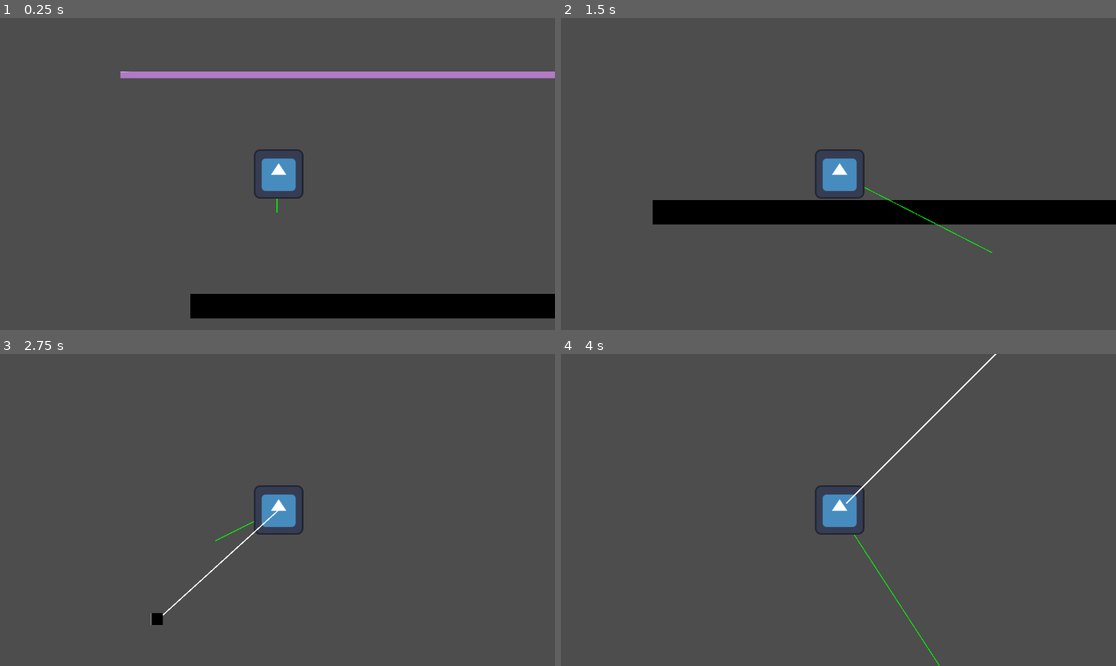
Above: before the commit, frames 1-4 (two rows, left to right).
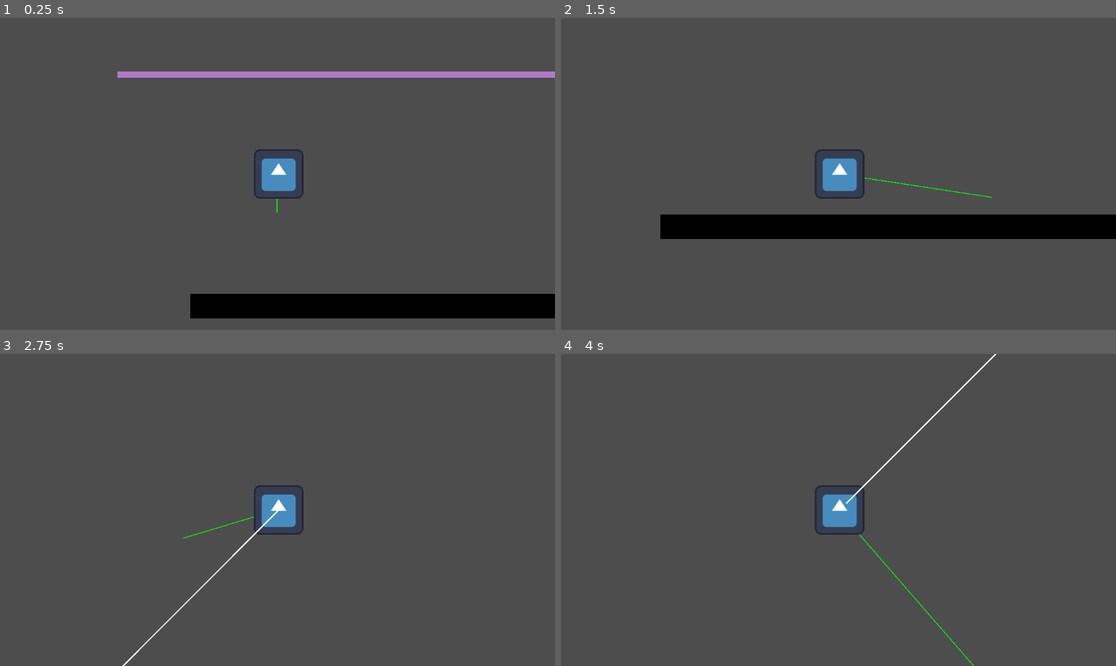
Above: after the commit, the same moments.

Repository: alanmathiasen/hook-godot
Game: Godot game, scene res://scenes/level.tscn
The game is run twice, just before and just after one commit, with the same random seed, the same clock (stepped at 60 frames per second) and the same inputs. The engine's default icon, where the game draws it, is replaced by a stand-in: a white triangle on a blue panel in a dark square.
Inputs:
- Up to frame 1 (0.25 s): no input
- Up to frame 2 (1.5 s): hold Ctrl (hook) 0.53-1.28 s; hold Right (ui_right) from 0.53 s (still down); tap Up (ui_up) at 0.77 s; tap Ctrl (hook) at 1.35 s
- Up to frame 3 (2.75 s): tap Up (ui_up) at 1.52 s; release Right (ui_right) at 2.03 s; hold Left (ui_left) from 2.03 s (still down); hold Ctrl (hook) from 2.03 s (still down)
- Up to frame 4 (4 s): release Left (ui_left) at 2.78 s; release Ctrl (hook) at 2.78 s; hold Right (ui_right) from 2.78 s (still down); tap Ctrl (hook) at 2.85 s; tap Up (ui_up) at 3.02, 3.77 s; hold Ctrl (hook) from 3.53 s (still down)

The runs differ from the first frame. In frame 1, 0.2% of the frame differs, in the area x 21-100%, y 17-20%; in frame 2, 7.9%, in the area x 16-100%, y 51-76%; in frame 3, 0.5%; in frame 4, 0.2%.

Commit message:
working again

Diff:
--- a/project.godot
+++ b/project.godot
@@ -12,7 +12,7 @@
 
 config/name="test"
 run/main_scene="res://scenes/level.tscn"
-config/features=PackedStringArray("4.2", "Forward Plus")
+config/features=PackedStringArray("4.1", "Forward Plus")
 config/icon="res://icon.svg"
 
 [input]
--- a/scenes/character.gd
+++ b/scenes/character.gd
@@ -19,6 +19,7 @@
 
 var velocity_arrow = Vector2.ZERO
 
+
 func _physics_process(delta):
 	# print(velocity)
 	handle_hook(delta)
@@ -36,7 +37,7 @@
 		velocity.x = speed * direction
 		facing_direction = 1 if direction > 0 else -1
 	else:
-		velocity.x = move_toward(velocity.x, 0, 10)
+		velocity.x = move_toward(velocity.x, 0, 13)
 	if is_on_floor() and Input.is_action_just_pressed("ui_up"):
 		velocity.y = -jump_force
 
@@ -49,26 +50,35 @@
 
 func _on_hook_body_entered(_body):
 	distance_to_hook = self.global_position.distance_to(hook.global_position)
+	print('character y ', self.global_position.y, ' hook y: ', hook.global_position.y)
+	print('character x ', self.global_position.x, ' hook x: ', hook.global_position.x)
+	print('y de hook a character', (self.global_position.y - hook.global_position.y))
+
+	print('x de hook a character', (self.global_position.x - hook.global_position.x))
 	if facing_direction == 1:
-		angle_to_hook = atan2(self.global_position.y - hook.global_position.y, self.global_position.x - hook.global_position.x)
+		angle_to_hook = hook.get_angle_to(self.global_position)#atan2(-(self.global_position.y - hook.global_position.y), self.global_position.x - hook.global_position.x)
+		print('direction to hook y: ', (self.global_position.y - hook.global_position.y))
+		print('direction to hook x: ', (self.global_position.x - hook.global_position.x))
 		print(rad_to_deg(angle_to_hook))
 	else:
-		angle_to_hook = atan2(hook.global_position.y - self.global_position.y, hook.global_position.x - self.global_position.x)
+		angle_to_hook = self.get_angle_to(hook.global_position) #atan2((self.global_position.y - hook.global_position.y), self.global_position.x - hook.global_position.x)
+		print('direction to hook y: ', (self.global_position.y - hook.global_position.y))
+		print('direction to hook x: ', (self.global_position.x - hook.global_position.x))
 		print(rad_to_deg(angle_to_hook))
 
 
 func process_velocity(delta:float)->void:
-	angular_acceleration = 1 * delta#((-gravity*delta) / distance_to_hook) * sin(angle_to_hook)
+	angular_acceleration = 0.1 * delta#((-gravity*delta) / distance_to_hook) * sin(angle_to_hook)
 	if facing_direction == 1:
 		angular_velocity += angular_acceleration
 	else:
 		angular_velocity -= angular_acceleration
 
-	# print(angular_velocity)
 	# angular_velocity *= 0.95
 	# print('angular_velocity ',angular_velocity)
 	# print('angle_to_hook ',rad_to_deg(angle_to_hook))
 	angle_to_hook += angular_velocity * 0.01
+	# print(rad_to_deg(angle_to_hook))
 	# print('hook.global_position ', hook.global_position)
 	# print('el resto ', Vector2(distance_to_hook * cos(angle_to_hook), distance_to_hook * sin(angle_to_hook)))
 	self.global_position = hook.global_position - Vector2(distance_to_hook * sin(angle_to_hook), distance_to_hook * cos(angle_to_hook))
@@ -79,16 +89,18 @@
 
 func _on_hook_just_released():
 	var release_speed = linear_velocity
-	velocity.x = -release_speed * cos(angle_to_hook)
+	velocity.x = -release_speed * cos(angle_to_hook) * 1
 	velocity.y = 0
 	velocity.y = release_speed * sin(angle_to_hook)
 	# velocity.x -= linear_velocity * cos(angle_to_hook)
 	# velocity.y += linear_velocity * sin(angle_to_hook)
+	# Adjust the y component of the velocity
+	var adjustment_factor = 1 / abs(velocity.y - 1) + 1
+	velocity.y /= adjustment_factor * 2
 
-
-	print(rad_to_deg(angle_to_hook), 'sine', linear_velocity,  sin(angle_to_hook))
+	# print(rad_to_deg(angle_to_hook), 'sine', linear_velocity,  sin(angle_to_hook))
 	angular_velocity = 0.0
-	print('velocity', velocity)
+	# print('velocity', velocity)
 
 func _draw():
 	draw_line(Vector2.ZERO, velocity, Color.GREEN, 2.0)
--- a/scenes/level.tscn
+++ b/scenes/level.tscn
@@ -20,4 +20,4 @@
 limit_smoothed = true
 
 [node name="Roof" parent="." instance=ExtResource("3_dnmmg")]
-position = Vector2(566, 27)
+position = Vector2(558, 26)
